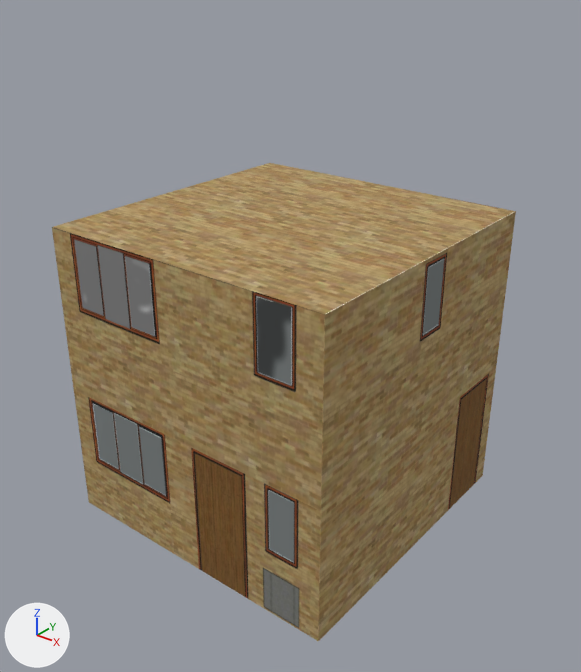
One commit to the OBJ model ProyectoFinal/ProyectoFinal/Models/Casa/Casa.obj: the scene before it, then after it.
One viewpoint serves both versions: a 50 mm camera at (1.472, -1.84, 1.746) aimed at (0.011, -0.014, 0.614). Every picture has the same lights, and +X, +Y and +Z are marked at lower left. Where no turn or scale is listed for an object, it has been applied to the vertices.

Names of what the first picture shows: 'Casa'.
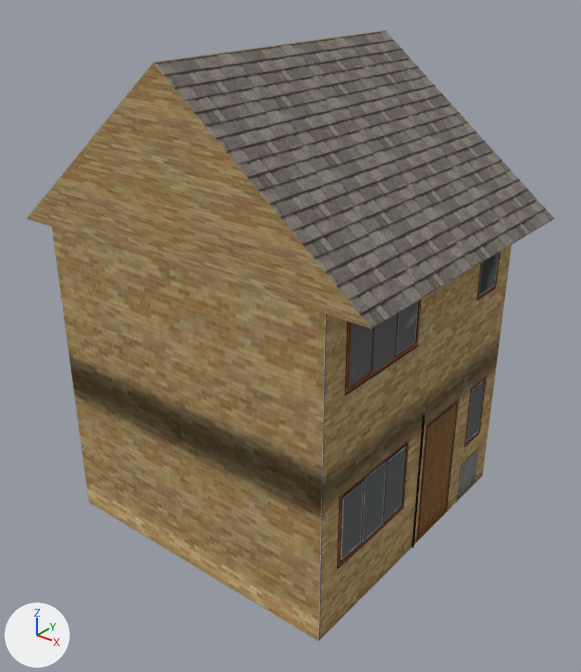
Boxes [x1, y1, x2, y2] around the edits, measured in the pictures (581 x 672 px):
'Casa', reshaped (14% wider, 28% taller)
    before: [52, 163, 516, 641]
    after: [27, 30, 554, 641]
part 1 of me_casa, added
    after: [27, 30, 554, 641]

Patch to the scene script:
```diff
--- a/ProyectoFinal/ProyectoFinal/Models/Casa/Casa.obj.py
+++ b/ProyectoFinal/ProyectoFinal/Models/Casa/Casa.obj.py
@@ me_casa @@
-me_casa.from_pydata(...)  # 8 vertices, 12 faces; spans x -0.5..0.5, y -0.5..0.5, z 0.0..1.0
-me_casa.materials.append(mat_casa_lambert2sg)  # picture img_casa_png
+me_casa.from_pydata(...)  # 4878 vertices, 4206 faces; spans x -0.625..0.625, y -0.5..0.625, z 0.0..1.501
+# me_casa part 1: 4870 vertices added at x -0.625..0.625, y -0.5..0.625, z 0.0..1.501
+me_casa.materials.append(mat_lambert50sg)  # picture img_piso_jpg
+me_casa.materials.append(mat_lambert49sg)  # picture img_piso_jpg
+me_casa.materials.append(mat_lambert33sg)  # picture img_puerta_png
+me_casa.materials.append(mat_lambert30sg)  # picture img_recibidor_jpg
+me_casa.materials.append(mat_lambert29sg)  # picture img_puerta_png
+me_casa.materials.append(mat_lambert22sg)  # picture img_puerta_png
+me_casa.materials.append(mat_initialshadinggroup)  # black #000000
+me_casa.materials.append(mat_lambert36sg)  # picture img_recibidor_jpg
+me_casa.materials.append(mat_lambert43sg)  # picture img_cuartoventana_png
+me_casa.materials.append(mat_lambert28sg)  # picture img_cocinaventana_png
+me_casa.materials.append(mat_lambert10sg)  # picture img_sala_png
+me_casa.materials.append(mat_lambert20sg)  # picture img_cocina_jpg
+me_casa.materials.append(mat_lambert35sg)  # picture img_cuarto_jpg
+me_casa.materials.append(mat_lambert31sg)  # picture img_recibidor_jpg
+me_casa.materials.append(mat_lambert12sg)  # picture img_sala_png
+me_casa.materials.append(mat_lambert19sg)  # picture img_comedor_jpg
+me_casa.materials.append(mat_lambert17sg)  # picture img_sala_png
+me_casa.materials.append(mat_lambert18sg)  # picture img_comedor_jpg
+me_casa.materials.append(mat_lambert21sg)  # picture img_cocina_jpg
+me_casa.materials.append(mat_lambert23sg)  # picture img_comedor_jpg
+me_casa.materials.append(mat_lambert26sg)  # picture img_cocina_jpg
+me_casa.materials.append(mat_lambert11sg)  # picture img_salaventana_png
+me_casa.materials.append(mat_lambert27sg)  # picture img_recibidor_jpg
+me_casa.materials.append(mat_lambert34sg)  # picture img_cuarto_jpg
+me_casa.materials.append(mat_lambert32sg)  # picture img_recibidor_jpg
+me_casa.materials.append(mat_lambert13sg)  # picture img_recibidor_jpg
+me_casa.materials.append(mat_lambert16sg)  # picture img_comedor_jpg
+me_casa.materials.append(mat_lambert25sg)  # picture img_puerta_png
+me_casa.materials.append(mat_lambert7sg)  # picture img_pared_png
+me_casa.materials.append(mat_lambert6sg)  # picture img_frente_png
+me_casa.materials.append(mat_lambert8sg)  # picture img_paredlateral_png
+me_casa.materials.append(mat_lambert9sg)  # picture img_paredtrasera_png
+me_casa.materials.append(mat_lambert15sg)  # picture img_puerta_png
+me_casa.materials.append(mat_lambert48sg)  # picture img_piso_jpg
+me_casa.materials.append(mat_lambert47sg)  # picture img_techofuera_png
+me_casa.materials.append(mat_lambert45sg)  # picture img_techo_jpg
+me_casa.materials.append(mat_lambert44sg)  # picture img_techo_jpg
+me_casa.materials.append(mat_lambert42sg)  # picture img_puerta_png
+me_casa.materials.append(mat_lambert41sg)  # picture img_puerta_png
+me_casa.materials.append(mat_lambert40sg)  # picture img_puerta_png
+me_casa.materials.append(mat_lambert39sg)  # picture img_puerta_png
+me_casa.materials.append(mat_lambert38sg)  # picture img_cuarto_jpg
+me_casa.materials.append(mat_lambert37sg)  # picture img_puerta_png
```
